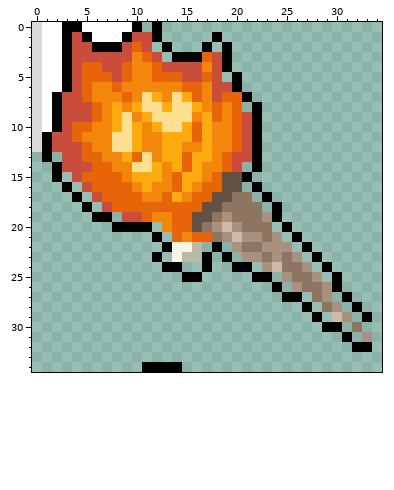
File history of a pixel-art sprite, res/items/torch.png. Above, as it was before the edit.
The file is 35x35 pixels. Pixels under 10% opacity are left out.
New version:
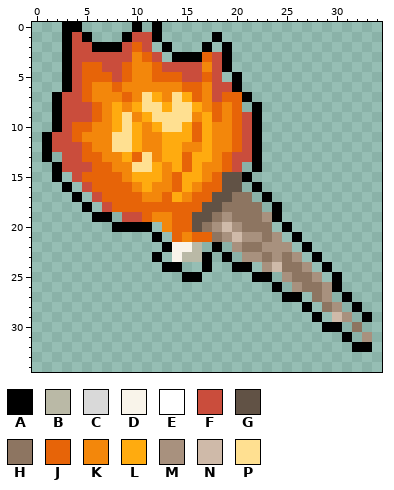
Palette (. is transparent): A #000000  B #bab9a6  C #d9d9d9  D #f9f4ea  E #ffffff  F #ca4d3c  G #615245  H #8d7561  J #e76408  K #f3870b  L #ffab0f  M #a8917e  N #cfbaa9  P #ffe091
The edit:
Colour A is gone in row 34 at x 11 to 14.
Colour C is gone in rows 0 to 12 at x 0.
Colour E is gone in row 0 at x 1 to 2 and 5 to 9; in row 1 at x 1 to 2 and 6 to 8; in rows 2 to 6 at x 1 to 2; in rows 7 to 10 at x 1.
